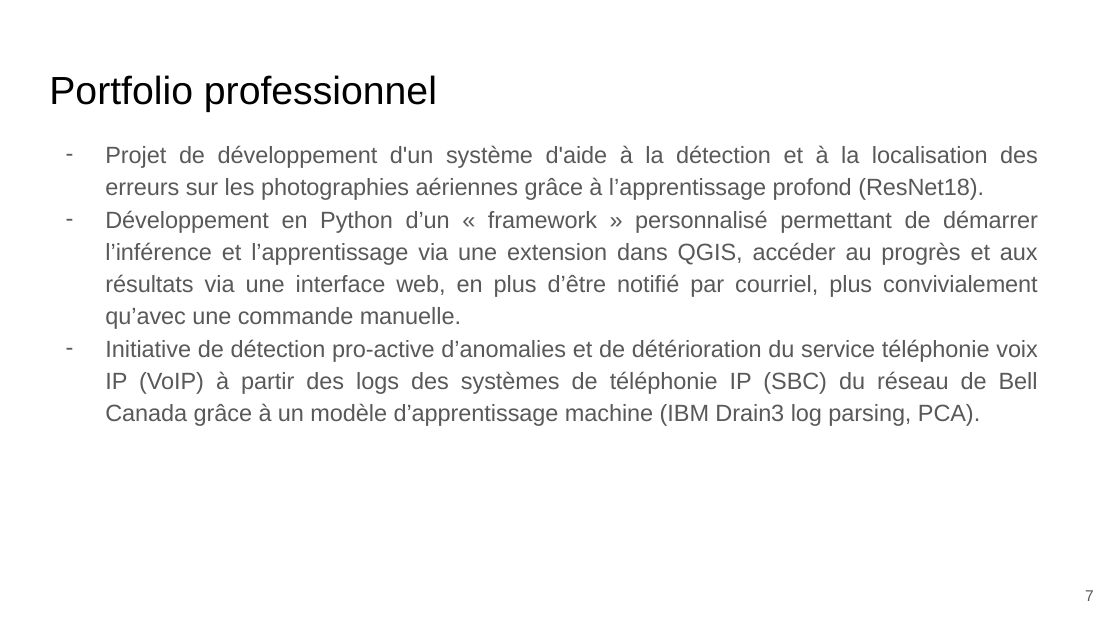
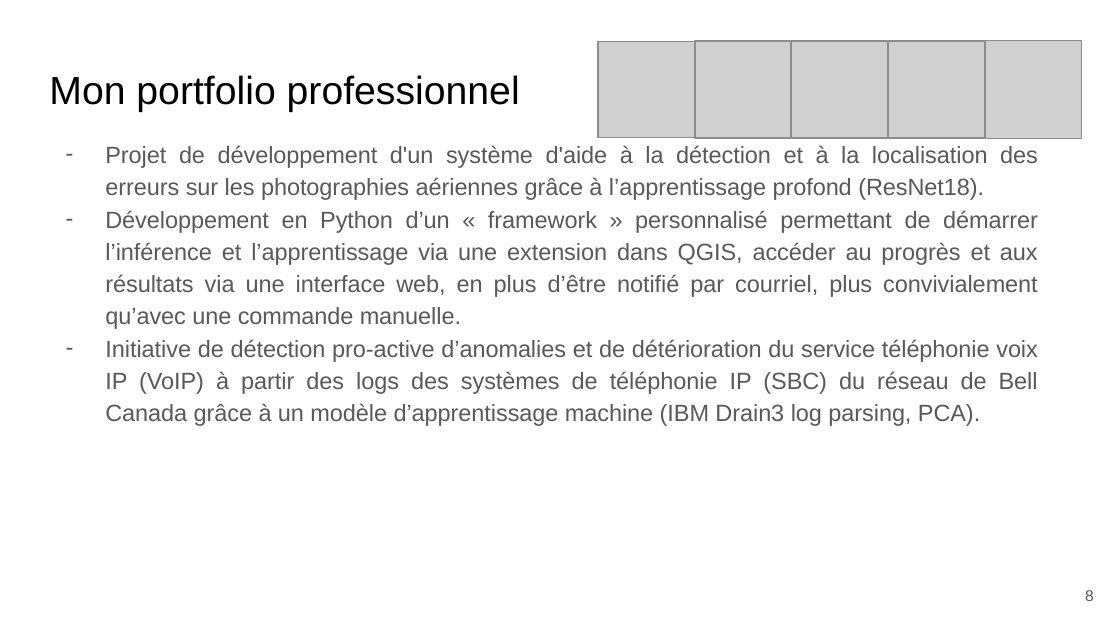
Before and after one commit to vince7lf/vince7lf.github.io, a slide deck: slide 8 of assets/Presentation CV Vincent Le Falher.pptx (slide 7 before the commit). Drawn at 1120x630 pixels with LibreOffice and Linux fonts; fonts in the diff are those of the drawing; grey boxes stand for pictures. Boxes give left, top, right and bottom in pixels: in the first picture for what was removed or moved away, otherwise in the second. Text is boxed around its words. In the diff, an @@ line names an element or a change of style, - is before the commit and + after.

```diff
--- a/assets/Presentation CV Vincent Le Falher.pptx
+++ b/assets/Presentation CV Vincent Le Falher.pptx
@@ picture added at (598,41,694,138) @@
@@ picture added at (694,41,791,139) @@
@@ picture added at (792,41,888,139) @@
@@ picture added at (888,41,984,139) @@
@@ picture added at (986,40,1082,138) @@
@@ title at (49,75,520,112): text changed @@
-Portfolio professionnel
+Mon portfolio professionnel
@@ page number at (1085,590,1094,601): text changed @@
-7
+8
```
Also in this commit, not shown: 10 other slides changed, 1 slide added, 1 other file.
